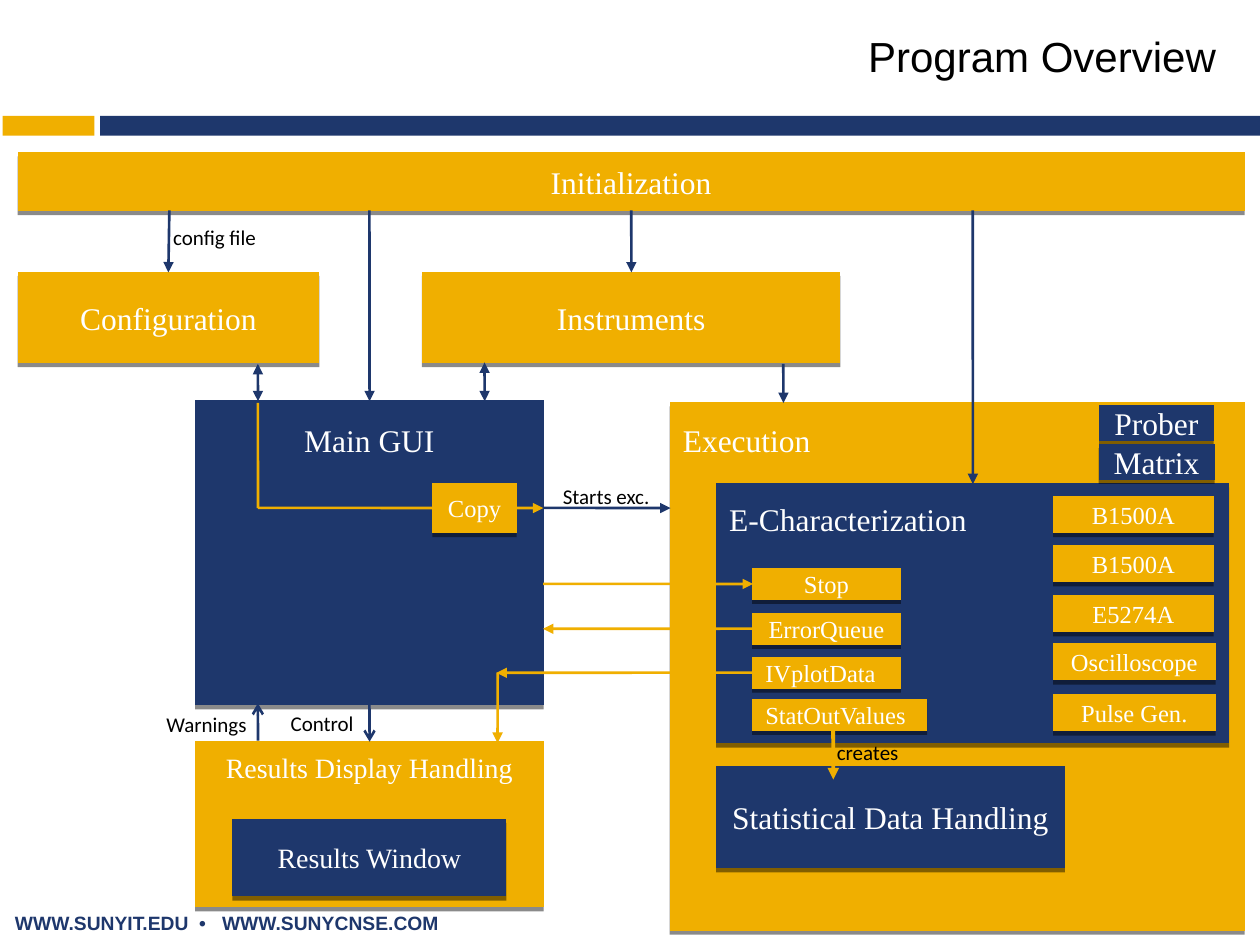
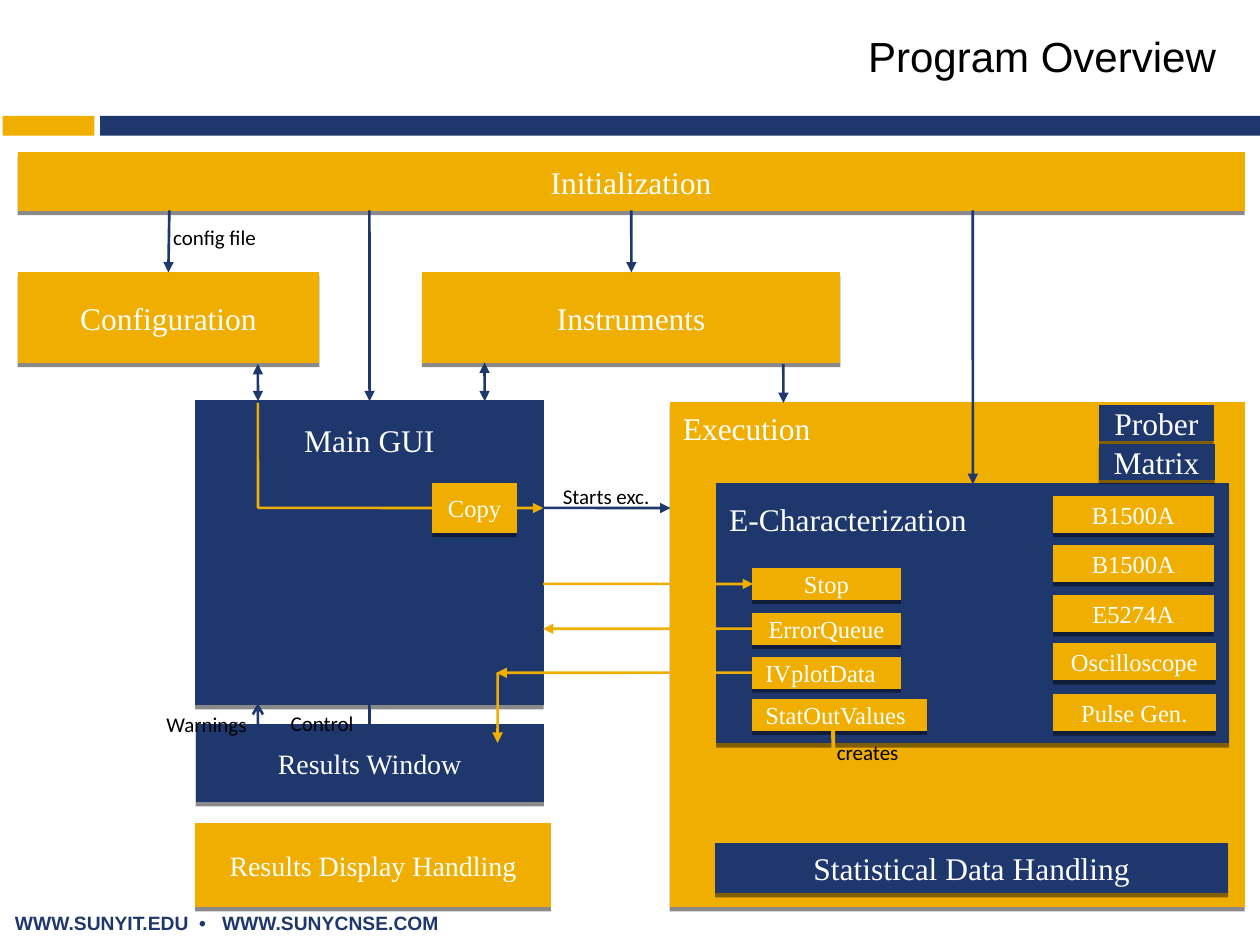
Before and after one commit to karstenbeckmann/NYC_eChar_GUI, a slide deck: slide 3 of KB_wafer_char_program.ppt. Drawn at 1260x945 pixels with LibreOffice and Linux fonts; fonts in the diff are those of the drawing; background and template pictures are left out. Boxes give left, top, right and bottom in pixels: in the first picture for what was removed or moved away, otherwise in the second. Text is boxed around its words. In the diff, an @@ line names an element or a change of style, - is before the commit and + after.

```diff
--- a/KB_wafer_char_program.ppt
+++ b/KB_wafer_char_program.ppt
@@ rectangle "Execution" resized from (x1=670, y1=403, x2=1244, y2=930) to (x1=670, y1=403, x2=1244, y2=907) @@
@@ rectangle "Results Window" resized from (x1=233, y1=819, x2=505, y2=896) to (x1=197, y1=726, x2=543, y2=803) @@
@@ rectangle "Results Display Handling" resized from (x1=195, y1=742, x2=543, y2=907) to (x1=195, y1=824, x2=549, y2=907) @@
@@ rectangle "Statistical Data Handling" resized from (x1=717, y1=766, x2=1065, y2=867) to (x1=716, y1=843, x2=1227, y2=892) @@
```
Also in this commit, not shown: 1 slide added, 19 other files.
